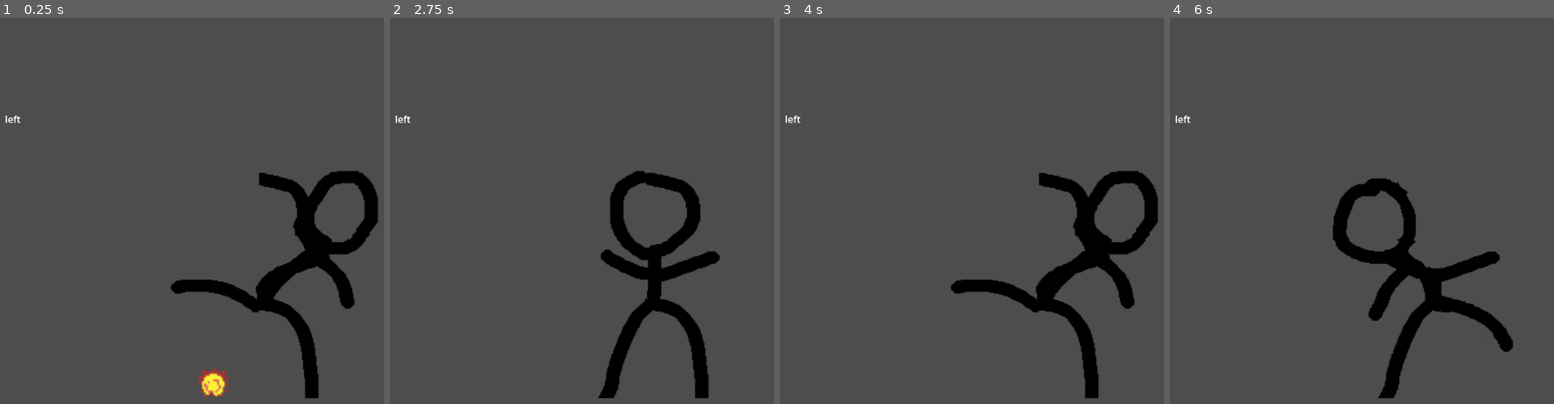
Above: before the commit, frames 1-4 (left to right).
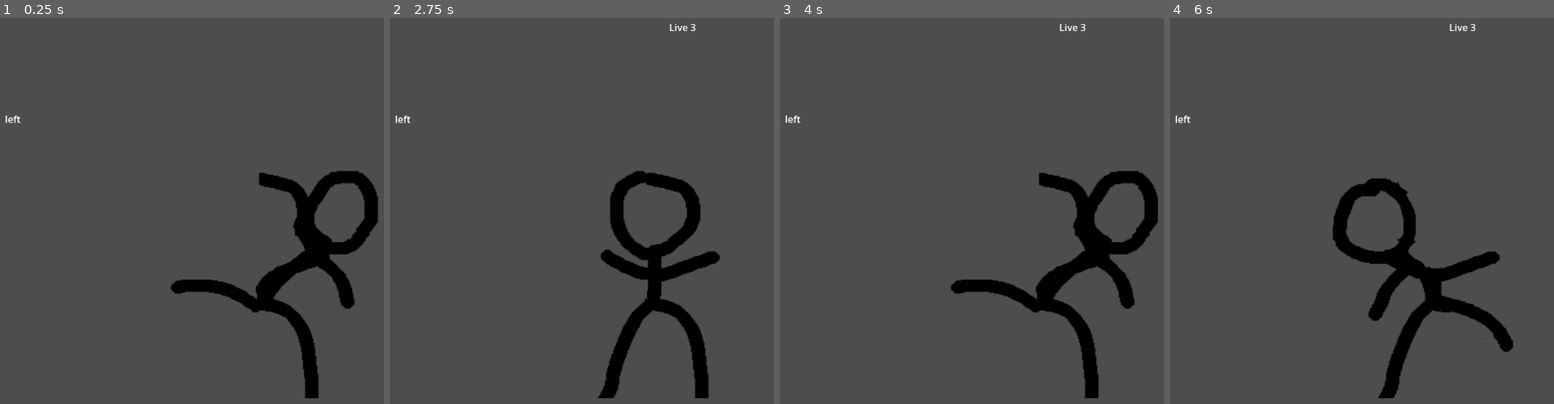
Above: after the commit, the same moments.

Repository: pakized/dancing-in-the-wild-west
Game: Godot game, scene res://Scenes/game.tscn
Same seed, same stepped clock (60 frames per second), same inputs: the game is played once before the commit and once after it. This scene is started directly instead of the project's main scene.
Inputs:
- Up to frame 1 (0.25 s): no input
- Up to frame 2 (2.75 s): tap Enter at 0.5, 2 s; hold A (moveRight) 0.53-1.28 s; tap Space at 1.25 s; hold D (moveLeft) 1.28-2.03 s; hold A (moveRight) from 2.03 s (still down)
- Up to frame 3 (4 s): tap Space at 3.5 s; release A (moveRight) at 3.53 s; hold D (moveLeft) from 3.53 s (still down)
- Up to frame 4 (6 s): tap Enter at 4.25 s; tap Space at 5 s; release D (moveLeft) at 5.78 s; hold A (moveRight) from 5.78 s (still down)

The runs differ from the first frame. In frame 1, 0.4% of the frame differs, in the area x 51-60%, y 90-99%; in frame 2, less than 0.1%; in frame 3, less than 0.1%; in frame 4, less than 0.1%.

Commit message:
collision trigger add

Diff:
--- a/Scenes/Explosion.tscn
+++ b/Scenes/Explosion.tscn
@@ -1,11 +1,13 @@
 [gd_scene format=3 uid="uid://4iq83j5nk4xo"]
 
+[ext_resource type="Script" uid="uid://bi8hphul5jwj" path="res://Scripts/Game/explosion.gd" id="1_ix64a"]
 [ext_resource type="Texture2D" uid="uid://c53ukwxmljal2" path="res://Assets/Explosion1.png" id="1_mbc3v"]
 
 [sub_resource type="CircleShape2D" id="CircleShape2D_ix64a"]
 radius = 27.018513
 
 [node name="Area2D" type="Area2D" unique_id=787850690]
+script = ExtResource("1_ix64a")
 
 [node name="Explosion1" type="Sprite2D" parent="." unique_id=297727302]
 position = Vector2(288, 210)
@@ -13,5 +15,8 @@
 texture = ExtResource("1_mbc3v")
 
 [node name="CollisionShape2D" type="CollisionShape2D" parent="." unique_id=998783833]
+visibility_layer = 2
 position = Vector2(287, 214)
 shape = SubResource("CircleShape2D_ix64a")
+
+[connection signal="body_entered" from="." to="." method="_on_body_entered"]
--- a/Scenes/game.tscn
+++ b/Scenes/game.tscn
@@ -8,7 +8,7 @@
 [node name="Game" type="Node2D" unique_id=1694810960]
 script = ExtResource("1_3dryh")
 
-[node name="Player" parent="." unique_id=116701805 instance=ExtResource("1_ebmjs")]
+[node name="Player" parent="." unique_id=116701805 groups=["Player"] instance=ExtResource("1_ebmjs")]
 position = Vector2(-7, 70)
 
 [node name="keysShownNode" type="Label" parent="." unique_id=140429570]
@@ -23,4 +23,11 @@
 position = Vector2(388, 400)
 
 [node name="ExplosionLeft" parent="." unique_id=463160796 instance=ExtResource("4_3dryh")]
+visible = false
 position = Vector2(221, 399)
+
+[node name="Live" type="Label" parent="." unique_id=420674017]
+offset_left = 618.0
+offset_top = 11.0
+offset_right = 747.0
+offset_bottom = 70.0
--- a/Scenes/player.tscn
+++ b/Scenes/player.tscn
@@ -36,6 +36,7 @@
 size = Vector2(86, 165)
 
 [node name="Player" type="CharacterBody2D" unique_id=116701805]
+collision_mask = 2
 script = ExtResource("1_cvnsp")
 
 [node name="AnimatedSprite2D" type="AnimatedSprite2D" parent="." unique_id=2054645670]
@@ -43,6 +44,6 @@
 scale = Vector2(1.6953125, 1.5507813)
 sprite_frames = SubResource("SpriteFrames_fkybt")
 
-[node name="LegCollisionShape" type="CollisionShape2D" parent="." unique_id=1801140994]
+[node name="LegCollisionShape" type="CollisionShape2D" parent="." unique_id=1801140994 groups=["Player"]]
 position = Vector2(662, 492)
 shape = SubResource("RectangleShape2D_6t5aa")
--- /dev/null
+++ b/Scripts/Game/explosion.gd
@@ -0,0 +1,16 @@
+extends Area2D
+
+
+# Called when the node enters the scene tree for the first time.
+func _ready() -> void:
+	pass # Replace with function body.
+
+
+# Called every frame. 'delta' is the elapsed time since the previous frame.
+func _process(delta: float) -> void:
+	pass
+
+func _on_body_entered(body: Node2D) -> void:
+	if body.is_in_group("Player"):
+		print("you lose")
+	print(body.name)
--- a/Scripts/Game/game.gd
+++ b/Scripts/Game/game.gd
@@ -4,6 +4,8 @@
 var waiting = true
 var counter = 0
 var animatedSpritePlayer: AnimatedSprite2D
+var live = 3
+
 func _ready() -> void:
 	animatedSpritePlayer  = $Player.get_node("AnimatedSprite2D")
 
@@ -32,20 +34,26 @@
 
 	# 3. Explosion anzeigen
 	if $keysShownNode.text == "left":
+		$"ExplosionRight".monitoring = false
+		$"ExplosionLeft".monitoring = true
 		$"ExplosionRight".visible = false
 		$"ExplosionLeft".visible = true
 	else:
+		$"ExplosionLeft".monitoring = false
+		$"ExplosionRight".monitoring = true
 		$"ExplosionLeft".visible = false
 		$"ExplosionRight".visible = true
-
 	# Explosion nach 0.5 Sekunden ausblenden
 	await get_tree().create_timer(0.5).timeout
+	$"ExplosionLeft".monitoring = false
+	$"ExplosionRight".monitoring = false
 	$"ExplosionLeft".visible = false
 	$"ExplosionRight".visible = false
-
 	animatedSpritePlayer.frame = 1
 
 
 
+	$Live.text = "Live %d" % live
+
 	# Wieder freigeben
 	waiting = true
Not shown, added: Scripts/Game/explosion.gd.uid
